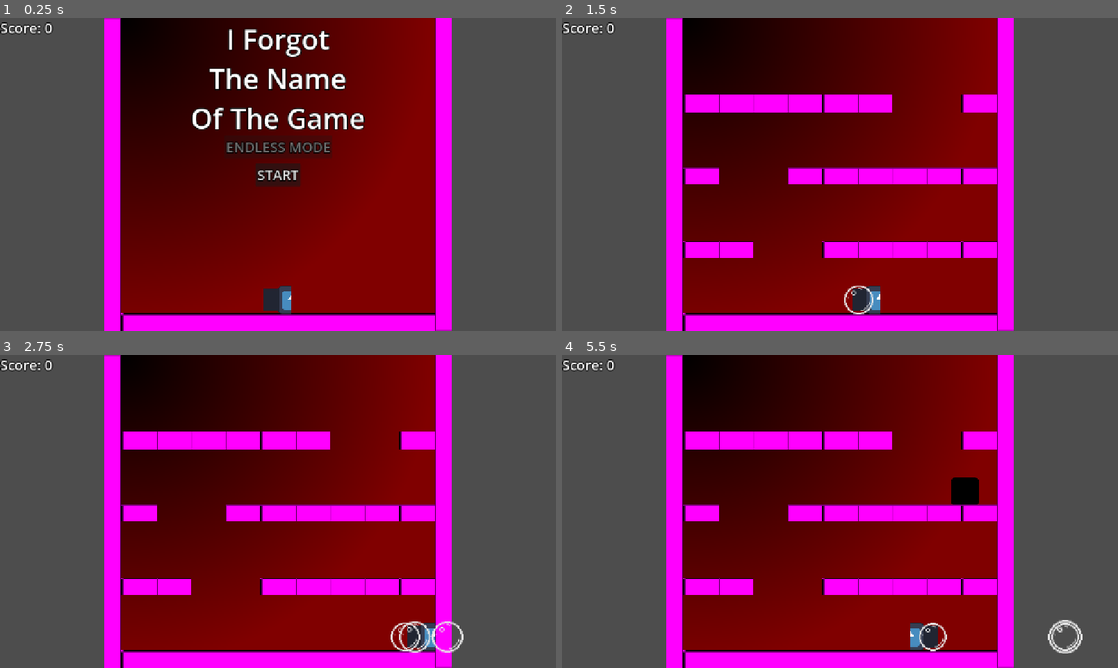
Above: before the commit, frames 1-4 (two rows, left to right).
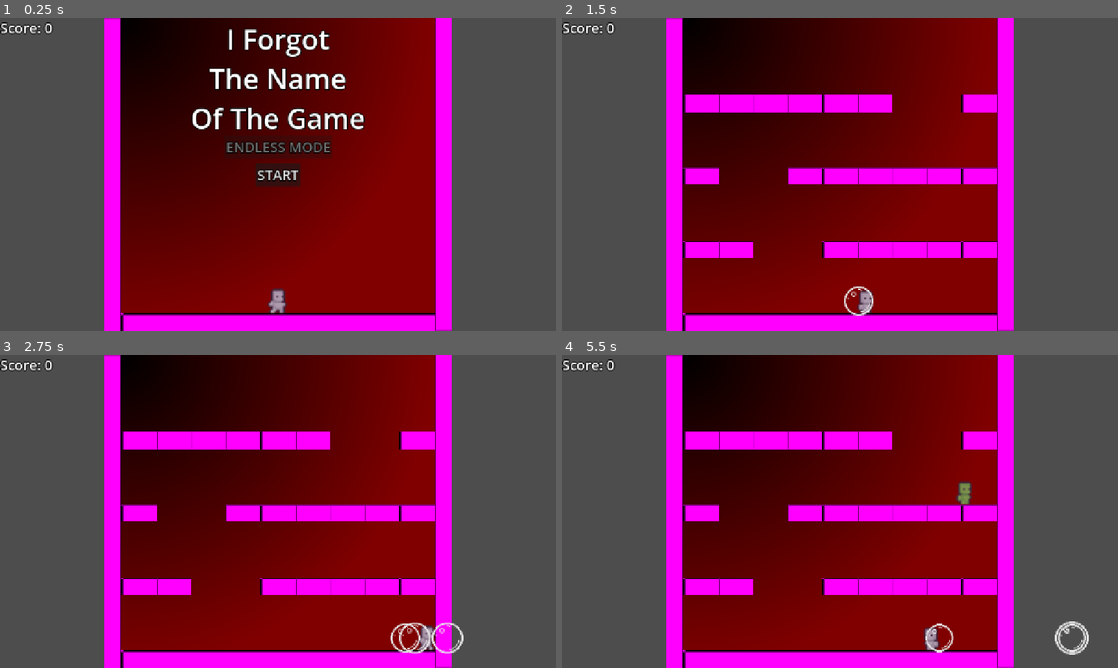
Above: after the commit, the same moments.

Repository: B4Hive/Trabalho-1-DCC148
Game: Godot game, scene res://scenes/main.tscn
Same seed, same stepped clock (60 frames per second), same inputs: the game is played once before the commit and once after it. The engine's default icon, where the game draws it, is replaced by a stand-in: a white triangle on a blue panel in a dark square.
Inputs:
- Up to frame 1 (0.25 s): no input
- Up to frame 2 (1.5 s): click "START" at 0.5 s; tap Enter (ui_accept) at 1.25 s; hold Right (ui_right) from 1.28 s (still down)
- Up to frame 3 (2.75 s): keep holding Right (ui_right); tap Enter (ui_accept) at 1.52, 2.27 s
- Up to frame 4 (5.5 s): release Right (ui_right) at 2.78 s; hold Left (ui_left) 2.78-3.53 s; hold Right (ui_right) 3.53-5.03 s; tap Enter (ui_accept) at 3.77, 4.52, 5.27 s; hold Left (ui_left) from 5.03 s (still down)

The runs differ from the first frame. In frame 1, 0.4% of the frame differs, in the area x 47-53%, y 85-95%; in frame 2, 0.5%; in frame 3, 0.7%; in frame 4, 1.4%, in the area x 62-95%, y 39-96%.

Commit message:
Add enemy sprites and animations; update player animations and enemy spawn logic

Diff:
--- a/scenes/enemy.tscn
+++ b/scenes/enemy.tscn
@@ -1,10 +1,406 @@
 [gd_scene format=3 uid="uid://bm3nfna21ohho"]
 
-[ext_resource type="Texture2D" uid="uid://cxrfyoaofu55u" path="res://icon.svg" id="1_7p1mj"]
 [ext_resource type="Script" uid="uid://df8q3en88mcue" path="res://scripts/enemy.gd" id="1_md0e3"]
+[ext_resource type="Texture2D" uid="uid://cymfdmv0kmhim" path="res://sprites/Snoblin_Pixel_RPG_Prototype_Characters/Characters/Prototype_Character/Yellow/idle.png" id="2_5uy6h"]
+[ext_resource type="Texture2D" uid="uid://gvellsy2qmpn" path="res://sprites/Snoblin_Pixel_RPG_Prototype_Characters/Characters/Prototype_Character/Blue/idle.png" id="2_otmr2"]
+[ext_resource type="Texture2D" uid="uid://dj7dugngoc0f0" path="res://sprites/Snoblin_Pixel_RPG_Prototype_Characters/Characters/Prototype_Character/Yellow/hurt.png" id="3_c4w8v"]
+[ext_resource type="Texture2D" uid="uid://wqp1n1u44l5j" path="res://sprites/Snoblin_Pixel_RPG_Prototype_Characters/Characters/Prototype_Character/Blue/hurt.png" id="3_wtq4b"]
+[ext_resource type="Texture2D" uid="uid://o3105wh7ldj3" path="res://sprites/Snoblin_Pixel_RPG_Prototype_Characters/Characters/Prototype_Character/Blue/walk.png" id="4_j0cyh"]
+[ext_resource type="Texture2D" uid="uid://cc7esujnsw6dl" path="res://sprites/Snoblin_Pixel_RPG_Prototype_Characters/Characters/Prototype_Character/Blue/water_sink.png" id="4_s1ycm"]
+[ext_resource type="Texture2D" uid="uid://dw1tfmld23stj" path="res://sprites/Snoblin_Pixel_RPG_Prototype_Characters/Characters/Prototype_Character/Yellow/walk.png" id="4_xwavj"]
+[ext_resource type="Texture2D" uid="uid://b3m57sd7atnv2" path="res://sprites/Snoblin_Pixel_RPG_Prototype_Characters/Characters/Prototype_Character/Green/hurt.png" id="5_g0wcc"]
+[ext_resource type="Texture2D" uid="uid://dxt8gpqr8fjhj" path="res://sprites/Snoblin_Pixel_RPG_Prototype_Characters/Characters/Prototype_Character/Green/walk.png" id="6_s1ycm"]
+[ext_resource type="Texture2D" uid="uid://dmln5hlw3c5xh" path="res://sprites/Snoblin_Pixel_RPG_Prototype_Characters/Characters/Prototype_Character/Green/water_sink.png" id="7_ile5s"]
+[ext_resource type="Texture2D" uid="uid://bw32vl86eybmy" path="res://sprites/Snoblin_Pixel_RPG_Prototype_Characters/Characters/Prototype_Character/Red/idle.png" id="7_shcg2"]
+[ext_resource type="Texture2D" uid="uid://lopgycg4ixw1" path="res://sprites/Snoblin_Pixel_RPG_Prototype_Characters/Characters/Prototype_Character/Red/hurt.png" id="8_ile5s"]
+[ext_resource type="Texture2D" uid="uid://dfbu02c22tk7j" path="res://sprites/Snoblin_Pixel_RPG_Prototype_Characters/Characters/Prototype_Character/Red/walk.png" id="9_1x4g4"]
+[ext_resource type="Texture2D" uid="uid://b3rv3avrwy6vw" path="res://sprites/Snoblin_Pixel_RPG_Prototype_Characters/Characters/Prototype_Character/Red/water_sink.png" id="11_1x4g4"]
+[ext_resource type="Texture2D" uid="uid://cbsyftffj4ma5" path="res://sprites/Snoblin_Pixel_RPG_Prototype_Characters/Characters/Prototype_Character/Yellow/water_sink.png" id="15_2pwtc"]
 
 [sub_resource type="RectangleShape2D" id="RectangleShape2D_2vdav"]
-size = Vector2(60, 60)
+size = Vector2(32, 58)
+
+[sub_resource type="AtlasTexture" id="AtlasTexture_2pwtc"]
+atlas = ExtResource("2_otmr2")
+region = Rect2(0, 32, 32, 32)
+
+[sub_resource type="AtlasTexture" id="AtlasTexture_rogs8"]
+atlas = ExtResource("2_otmr2")
+region = Rect2(32, 32, 32, 32)
+
+[sub_resource type="AtlasTexture" id="AtlasTexture_wrm80"]
+atlas = ExtResource("3_wtq4b")
+region = Rect2(32, 32, 32, 32)
+
+[sub_resource type="AtlasTexture" id="AtlasTexture_t3vcr"]
+atlas = ExtResource("4_s1ycm")
+region = Rect2(0, 0, 32, 32)
+
+[sub_resource type="AtlasTexture" id="AtlasTexture_thsr5"]
+atlas = ExtResource("4_s1ycm")
+region = Rect2(32, 0, 32, 32)
+
+[sub_resource type="AtlasTexture" id="AtlasTexture_vab5u"]
+atlas = ExtResource("4_s1ycm")
+region = Rect2(64, 0, 32, 32)
+
+[sub_resource type="AtlasTexture" id="AtlasTexture_6awcb"]
+atlas = ExtResource("4_j0cyh")
+region = Rect2(0, 32, 32, 32)
+
+[sub_resource type="AtlasTexture" id="AtlasTexture_wjec0"]
+atlas = ExtResource("4_j0cyh")
+region = Rect2(32, 32, 32, 32)
+
+[sub_resource type="AtlasTexture" id="AtlasTexture_i4rgx"]
+atlas = ExtResource("4_j0cyh")
+region = Rect2(64, 32, 32, 32)
+
+[sub_resource type="AtlasTexture" id="AtlasTexture_2mchx"]
+atlas = ExtResource("4_j0cyh")
+region = Rect2(96, 32, 32, 32)
+
+[sub_resource type="SpriteFrames" id="SpriteFrames_t3vcr"]
+animations = [{
+"frames": [{
+"duration": 1.0,
+"texture": SubResource("AtlasTexture_2pwtc")
+}, {
+"duration": 1.0,
+"texture": SubResource("AtlasTexture_rogs8")
+}],
+"loop": 1,
+"name": &"idle",
+"speed": 5.0
+}, {
+"frames": [{
+"duration": 1.0,
+"texture": SubResource("AtlasTexture_wrm80")
+}],
+"loop": 1,
+"name": &"jump",
+"speed": 5.0
+}, {
+"frames": [{
+"duration": 1.0,
+"texture": SubResource("AtlasTexture_t3vcr")
+}, {
+"duration": 1.0,
+"texture": SubResource("AtlasTexture_thsr5")
+}, {
+"duration": 1.0,
+"texture": SubResource("AtlasTexture_vab5u")
+}, {
+"duration": 1.0,
+"texture": SubResource("AtlasTexture_thsr5")
+}, {
+"duration": 1.0,
+"texture": SubResource("AtlasTexture_t3vcr")
+}],
+"loop": 1,
+"name": &"trapped",
+"speed": 5.0
+}, {
+"frames": [{
+"duration": 1.0,
+"texture": SubResource("AtlasTexture_6awcb")
+}, {
+"duration": 1.0,
+"texture": SubResource("AtlasTexture_wjec0")
+}, {
+"duration": 1.0,
+"texture": SubResource("AtlasTexture_i4rgx")
+}, {
+"duration": 1.0,
+"texture": SubResource("AtlasTexture_2mchx")
+}],
+"loop": 1,
+"name": &"walk",
+"speed": 5.0
+}]
+
+[sub_resource type="AtlasTexture" id="AtlasTexture_qaulx"]
+atlas = ExtResource("5_g0wcc")
+region = Rect2(32, 32, 32, 32)
+
+[sub_resource type="AtlasTexture" id="AtlasTexture_5ie7m"]
+atlas = ExtResource("7_ile5s")
+region = Rect2(0, 0, 32, 32)
+
+[sub_resource type="AtlasTexture" id="AtlasTexture_ya47j"]
+atlas = ExtResource("7_ile5s")
+region = Rect2(32, 0, 32, 32)
+
+[sub_resource type="AtlasTexture" id="AtlasTexture_hyejq"]
+atlas = ExtResource("7_ile5s")
+region = Rect2(64, 0, 32, 32)
+
+[sub_resource type="AtlasTexture" id="AtlasTexture_1f82d"]
+atlas = ExtResource("6_s1ycm")
+region = Rect2(0, 32, 32, 32)
+
+[sub_resource type="AtlasTexture" id="AtlasTexture_lioqc"]
+atlas = ExtResource("6_s1ycm")
+region = Rect2(32, 32, 32, 32)
+
+[sub_resource type="AtlasTexture" id="AtlasTexture_0lg75"]
+atlas = ExtResource("6_s1ycm")
+region = Rect2(64, 32, 32, 32)
+
+[sub_resource type="AtlasTexture" id="AtlasTexture_lsnsy"]
+atlas = ExtResource("6_s1ycm")
+region = Rect2(96, 32, 32, 32)
+
+[sub_resource type="SpriteFrames" id="SpriteFrames_thsr5"]
+animations = [{
+"frames": [],
+"loop": 1,
+"name": &"idle",
+"speed": 5.0
+}, {
+"frames": [{
+"duration": 1.0,
+"texture": SubResource("AtlasTexture_qaulx")
+}],
+"loop": 1,
+"name": &"jump",
+"speed": 5.0
+}, {
+"frames": [{
+"duration": 1.0,
+"texture": SubResource("AtlasTexture_5ie7m")
+}, {
+"duration": 1.0,
+"texture": SubResource("AtlasTexture_ya47j")
+}, {
+"duration": 1.0,
+"texture": SubResource("AtlasTexture_hyejq")
+}, {
+"duration": 1.0,
+"texture": SubResource("AtlasTexture_ya47j")
+}, {
+"duration": 1.0,
+"texture": SubResource("AtlasTexture_5ie7m")
+}],
+"loop": 1,
+"name": &"trapped",
+"speed": 5.0
+}, {
+"frames": [{
+"duration": 1.0,
+"texture": SubResource("AtlasTexture_1f82d")
+}, {
+"duration": 1.0,
+"texture": SubResource("AtlasTexture_lioqc")
+}, {
+"duration": 1.0,
+"texture": SubResource("AtlasTexture_0lg75")
+}, {
+"duration": 1.0,
+"texture": SubResource("AtlasTexture_lsnsy")
+}],
+"loop": 1,
+"name": &"walk",
+"speed": 5.0
+}]
+
+[sub_resource type="AtlasTexture" id="AtlasTexture_ekh6n"]
+atlas = ExtResource("7_shcg2")
+region = Rect2(0, 32, 32, 32)
+
+[sub_resource type="AtlasTexture" id="AtlasTexture_2sbpf"]
+atlas = ExtResource("7_shcg2")
+region = Rect2(32, 32, 32, 32)
+
+[sub_resource type="AtlasTexture" id="AtlasTexture_78kod"]
+atlas = ExtResource("8_ile5s")
+region = Rect2(32, 32, 32, 32)
+
+[sub_resource type="AtlasTexture" id="AtlasTexture_j0dkt"]
+atlas = ExtResource("11_1x4g4")
+region = Rect2(0, 0, 32, 32)
+
+[sub_resource type="AtlasTexture" id="AtlasTexture_sdxul"]
+atlas = ExtResource("11_1x4g4")
+region = Rect2(32, 0, 32, 32)
+
+[sub_resource type="AtlasTexture" id="AtlasTexture_e7lhw"]
+atlas = ExtResource("11_1x4g4")
+region = Rect2(64, 0, 32, 32)
+
+[sub_resource type="AtlasTexture" id="AtlasTexture_605iw"]
+atlas = ExtResource("9_1x4g4")
+region = Rect2(0, 32, 32, 32)
+
+[sub_resource type="AtlasTexture" id="AtlasTexture_x6q4o"]
+atlas = ExtResource("9_1x4g4")
+region = Rect2(32, 32, 32, 32)
+
+[sub_resource type="AtlasTexture" id="AtlasTexture_2tuss"]
+atlas = ExtResource("9_1x4g4")
+region = Rect2(64, 32, 32, 32)
+
+[sub_resource type="AtlasTexture" id="AtlasTexture_7v6cf"]
+atlas = ExtResource("9_1x4g4")
+region = Rect2(96, 32, 32, 32)
+
+[sub_resource type="SpriteFrames" id="SpriteFrames_vab5u"]
+animations = [{
+"frames": [{
+"duration": 1.0,
+"texture": SubResource("AtlasTexture_ekh6n")
+}, {
+"duration": 1.0,
+"texture": SubResource("AtlasTexture_2sbpf")
+}],
+"loop": 1,
+"name": &"idle",
+"speed": 5.0
+}, {
+"frames": [{
+"duration": 1.0,
+"texture": SubResource("AtlasTexture_78kod")
+}],
+"loop": 1,
+"name": &"jump",
+"speed": 5.0
+}, {
+"frames": [{
+"duration": 1.0,
+"texture": SubResource("AtlasTexture_j0dkt")
+}, {
+"duration": 1.0,
+"texture": SubResource("AtlasTexture_sdxul")
+}, {
+"duration": 1.0,
+"texture": SubResource("AtlasTexture_e7lhw")
+}, {
+"duration": 1.0,
+"texture": SubResource("AtlasTexture_sdxul")
+}, {
+"duration": 1.0,
+"texture": SubResource("AtlasTexture_j0dkt")
+}],
+"loop": 1,
+"name": &"trapped",
+"speed": 5.0
+}, {
+"frames": [{
+"duration": 1.0,
+"texture": SubResource("AtlasTexture_605iw")
+}, {
+"duration": 1.0,
+"texture": SubResource("AtlasTexture_x6q4o")
+}, {
+"duration": 1.0,
+"texture": SubResource("AtlasTexture_2tuss")
+}, {
+"duration": 1.0,
+"texture": SubResource("AtlasTexture_7v6cf")
+}],
+"loop": 1,
+"name": &"walk",
+"speed": 5.0
+}]
+
+[sub_resource type="AtlasTexture" id="AtlasTexture_nenq2"]
+atlas = ExtResource("2_5uy6h")
+region = Rect2(0, 32, 32, 32)
+
+[sub_resource type="AtlasTexture" id="AtlasTexture_md484"]
+atlas = ExtResource("2_5uy6h")
+region = Rect2(32, 32, 32, 32)
+
+[sub_resource type="AtlasTexture" id="AtlasTexture_qiusc"]
+atlas = ExtResource("3_c4w8v")
+region = Rect2(32, 32, 32, 32)
+
+[sub_resource type="AtlasTexture" id="AtlasTexture_gst0f"]
+atlas = ExtResource("15_2pwtc")
+region = Rect2(0, 0, 32, 32)
+
+[sub_resource type="AtlasTexture" id="AtlasTexture_sm4rh"]
+atlas = ExtResource("15_2pwtc")
+region = Rect2(32, 0, 32, 32)
+
+[sub_resource type="AtlasTexture" id="AtlasTexture_5lniq"]
+atlas = ExtResource("15_2pwtc")
+region = Rect2(64, 0, 32, 32)
+
+[sub_resource type="AtlasTexture" id="AtlasTexture_8qclf"]
+atlas = ExtResource("4_xwavj")
+region = Rect2(0, 32, 32, 32)
+
+[sub_resource type="AtlasTexture" id="AtlasTexture_w8i8w"]
+atlas = ExtResource("4_xwavj")
+region = Rect2(32, 32, 32, 32)
+
+[sub_resource type="AtlasTexture" id="AtlasTexture_otmr2"]
+atlas = ExtResource("4_xwavj")
+region = Rect2(64, 32, 32, 32)
+
+[sub_resource type="AtlasTexture" id="AtlasTexture_wtq4b"]
+atlas = ExtResource("4_xwavj")
+region = Rect2(96, 32, 32, 32)
+
+[sub_resource type="SpriteFrames" id="SpriteFrames_yf5fn"]
+animations = [{
+"frames": [{
+"duration": 1.0,
+"texture": SubResource("AtlasTexture_nenq2")
+}, {
+"duration": 1.0,
+"texture": SubResource("AtlasTexture_md484")
+}],
+"loop": 1,
+"name": &"idle",
+"speed": 5.0
+}, {
+"frames": [{
+"duration": 1.0,
+"texture": SubResource("AtlasTexture_qiusc")
+}],
+"loop": 1,
+"name": &"jump",
+"speed": 5.0
+}, {
+"frames": [{
+"duration": 1.0,
+"texture": SubResource("AtlasTexture_gst0f")
+}, {
+"duration": 1.0,
+"texture": SubResource("AtlasTexture_sm4rh")
+}, {
+"duration": 1.0,
+"texture": SubResource("AtlasTexture_5lniq")
+}, {
+"duration": 1.0,
+"texture": SubResource("AtlasTexture_sm4rh")
+}, {
+"duration": 1.0,
+"texture": SubResource("AtlasTexture_gst0f")
+}],
+"loop": 1,
+"name": &"trapped",
+"speed": 5.0
+}, {
+"frames": [{
+"duration": 1.0,
+"texture": SubResource("AtlasTexture_8qclf")
+}, {
+"duration": 1.0,
+"texture": SubResource("AtlasTexture_w8i8w")
+}, {
+"duration": 1.0,
+"texture": SubResource("AtlasTexture_otmr2")
+}, {
+"duration": 1.0,
+"texture": SubResource("AtlasTexture_wtq4b")
+}],
+"loop": 1,
+"name": &"walk",
+"speed": 5.0
+}]
 
 [node name="Enemy" type="CharacterBody2D" unique_id=1061809710]
 collision_layer = 3
@@ -14,7 +410,26 @@
 [node name="CollisionShape2D" type="CollisionShape2D" parent="." unique_id=55058339]
 shape = SubResource("RectangleShape2D_2vdav")
 
-[node name="Sprite2D" type="Sprite2D" parent="." unique_id=1640606372]
-modulate = Color(1, 0, 0, 1)
-scale = Vector2(0.5, 0.5)
-texture = ExtResource("1_7p1mj")
+[node name="Sprite2DBlue" type="AnimatedSprite2D" parent="." unique_id=2036341519]
+visible = false
+scale = Vector2(4, 4)
+sprite_frames = SubResource("SpriteFrames_t3vcr")
+animation = &"trapped"
+
+[node name="Sprite2DGreen" type="AnimatedSprite2D" parent="." unique_id=1282431592]
+visible = false
+scale = Vector2(4, 4)
+sprite_frames = SubResource("SpriteFrames_thsr5")
+animation = &"trapped"
+
+[node name="Sprite2DRed" type="AnimatedSprite2D" parent="." unique_id=141471300]
+visible = false
+scale = Vector2(4, 4)
+sprite_frames = SubResource("SpriteFrames_vab5u")
+animation = &"trapped"
+
+[node name="Sprite2DYellow" type="AnimatedSprite2D" parent="." unique_id=518396339]
+visible = false
+scale = Vector2(4, 4)
+sprite_frames = SubResource("SpriteFrames_yf5fn")
+animation = &"trapped"
--- a/scenes/main.tscn
+++ b/scenes/main.tscn
@@ -89,7 +89,7 @@
 collision_mask = 3
 
 [node name="EnemySpawn" type="Node2D" parent="." unique_id=834914959]
-position = Vector2(640, 0)
+position = Vector2(640, 1)
 script = ExtResource("4_bcbe7")
 
 [node name="Enemy" parent="EnemySpawn" unique_id=1061809710 instance=ExtResource("4_7yu4j")]
--- a/scenes/player.tscn
+++ b/scenes/player.tscn
@@ -1,26 +1,93 @@
 [gd_scene format=3 uid="uid://cec5jghw8yts2"]
 
 [ext_resource type="Script" uid="uid://fl3pvt6gn0sc" path="res://scripts/player.gd" id="1_g2els"]
-[ext_resource type="Texture2D" uid="uid://cxrfyoaofu55u" path="res://icon.svg" id="2_g2els"]
+[ext_resource type="Texture2D" uid="uid://buemkq5qfy74" path="res://sprites/Snoblin_Pixel_RPG_Prototype_Characters/Characters/Prototype_Character/Default/idle.png" id="2_tuyoq"]
 [ext_resource type="Script" uid="uid://byfgk8mba0wuf" path="res://scripts/object_pool.gd" id="3_dqkch"]
+[ext_resource type="Texture2D" uid="uid://dywfirdgjm6ux" path="res://sprites/Snoblin_Pixel_RPG_Prototype_Characters/Characters/Prototype_Character/Default/hurt.png" id="3_fjrip"]
 [ext_resource type="PackedScene" uid="uid://btymocdop58w0" path="res://scenes/bubble.tscn" id="3_qhqgy"]
+[ext_resource type="Texture2D" uid="uid://8pdj87y5jf8x" path="res://sprites/Snoblin_Pixel_RPG_Prototype_Characters/Characters/Prototype_Character/Default/walk.png" id="4_smehm"]
 
-[sub_resource type="RectangleShape2D" id="RectangleShape2D_k21bs"]
-size = Vector2(63, 63)
+[sub_resource type="RectangleShape2D" id="RectangleShape2D_57qmd"]
+size = Vector2(32, 58)
+
+[sub_resource type="AtlasTexture" id="AtlasTexture_ur7pv"]
+atlas = ExtResource("2_tuyoq")
+region = Rect2(0, 32, 32, 32)
+
+[sub_resource type="AtlasTexture" id="AtlasTexture_y4r1p"]
+atlas = ExtResource("2_tuyoq")
+region = Rect2(32, 32, 32, 32)
 
 [sub_resource type="AtlasTexture" id="AtlasTexture_d2wvv"]
-atlas = ExtResource("2_g2els")
-region = Rect2(-64, 0, 128, 128)
+atlas = ExtResource("3_fjrip")
+region = Rect2(32, 32, 32, 32)
+
+[sub_resource type="AtlasTexture" id="AtlasTexture_3v2ag"]
+atlas = ExtResource("4_smehm")
+region = Rect2(0, 32, 32, 32)
+
+[sub_resource type="AtlasTexture" id="AtlasTexture_jej6c"]
+atlas = ExtResource("4_smehm")
+region = Rect2(32, 32, 32, 32)
+
+[sub_resource type="AtlasTexture" id="AtlasTexture_f1ej7"]
+atlas = ExtResource("4_smehm")
+region = Rect2(64, 32, 32, 32)
+
+[sub_resource type="AtlasTexture" id="AtlasTexture_oprun"]
+atlas = ExtResource("4_smehm")
+region = Rect2(96, 32, 32, 32)
+
+[sub_resource type="SpriteFrames" id="SpriteFrames_g4v7s"]
+animations = [{
+"frames": [{
+"duration": 1.0,
+"texture": SubResource("AtlasTexture_ur7pv")
+}, {
+"duration": 1.0,
+"texture": SubResource("AtlasTexture_y4r1p")
+}],
+"loop": 1,
+"name": &"idle",
+"speed": 4.0
+}, {
+"frames": [{
+"duration": 1.0,
+"texture": SubResource("AtlasTexture_d2wvv")
+}],
+"loop": 1,
+"name": &"jump",
+"speed": 5.0
+}, {
+"frames": [{
+"duration": 1.0,
+"texture": SubResource("AtlasTexture_3v2ag")
+}, {
+"duration": 1.0,
+"texture": SubResource("AtlasTexture_jej6c")
+}, {
+"duration": 1.0,
+"texture": SubResource("AtlasTexture_f1ej7")
+}, {
+"duration": 1.0,
+"texture": SubResource("AtlasTexture_oprun")
+}],
+"loop": 1,
+"name": &"walk",
+"speed": 5.0
+}]
 
 [node name="Player" type="CharacterBody2D" unique_id=1794677162]
 script = ExtResource("1_g2els")
 
 [node name="CollisionShape2D" type="CollisionShape2D" parent="." unique_id=784452370]
-shape = SubResource("RectangleShape2D_k21bs")
+shape = SubResource("RectangleShape2D_57qmd")
 
-[node name="Sprite2D" type="Sprite2D" parent="." unique_id=1878433544]
-scale = Vector2(0.5, 0.5)
-texture = SubResource("AtlasTexture_d2wvv")
+[node name="Sprite2D" type="AnimatedSprite2D" parent="." unique_id=1894768209]
+scale = Vector2(4, 4)
+sprite_frames = SubResource("SpriteFrames_g4v7s")
+animation = &"walk"
+frame_progress = 0.18558235
 
 [node name="BubblePool" type="Node" parent="." unique_id=1087692396]
 script = ExtResource("3_dqkch")
--- a/scripts/enemy.gd
+++ b/scripts/enemy.gd
@@ -3,6 +3,7 @@
 const SPEED = 150.0
 const JUMP_VELOCITY = -600.0
 
+var sprite:AnimatedSprite2D
 var direction:int
 var trapped:bool
 
@@ -13,19 +14,19 @@
 	process_mode = Node.PROCESS_MODE_DISABLED
 	direction = (randi_range(0,1) * 2) - 1
 	trapped = false
-	randomizeColor() #TODO replace with random enemy sprite
-	#spawn() #TODO spawn handled by enemy spawner instead of called here
 
 func randomizeColor()->void:
-	var r = randi_range(0,1)
-	var g = randi_range(0,1)
-	var b = randi_range(0,1)
-	$Sprite2D.set_modulate(Color(r,g,b))
+	var sprites = get_children()
+	sprites.pop_front()
+	sprite = sprites.pick_random()
+	sprite.show()
 
 func _physics_process(delta: float) -> void:
+	var animation:String
 	if not trapped:
 		if not is_on_floor():
 			velocity += get_gravity() * delta
+			animation = "jump"
 		var jumpRNG = randf()
 		if jumpRNG < 0.005 and is_on_floor():
 			velocity.y = JUMP_VELOCITY
@@ -33,10 +34,20 @@
 			direction *= -1
 		if direction:
 			velocity.x = direction * SPEED
+			if not animation:
+				animation = "walk"
+			if direction > 0:
+				sprite.flip_h = false
+			elif direction < 0:
+				sprite.flip_h = true
 		else:
 			velocity.x = move_toward(velocity.x, 0, SPEED)
+		if not animation:
+			animation = "idle"
+		sprite.play(animation)
 		move_and_slide()
 	if trapped:
+		sprite.play("trapped")
 		rotate(0.01)
 
 func trap(globalPos:Vector2)->void:
@@ -46,6 +57,7 @@
 	set_collision_layer_value(2, false)
 
 func spawn()->void:
+	randomizeColor()
 	show()
 	process_mode = Node.PROCESS_MODE_ALWAYS
 
--- a/scripts/enemy_spawn.gd
+++ b/scripts/enemy_spawn.gd
@@ -13,6 +13,7 @@
 	timer.start(3)
 
 func _on_timer_timeout() -> void:
+	#TODO tratar respawn direito... ao invés de size + 2
 	if get_children().size() < limit:
 		var e = enemy.duplicate()
 		add_child(e)
--- a/scripts/player.gd
+++ b/scripts/player.gd
@@ -10,9 +10,11 @@
 	pool.returnOnSignal("bubblePop")
 
 func _physics_process(delta: float) -> void:
+	var animation:String = "idle"
 	# Add the gravity.
 	if not is_on_floor():
 		velocity += get_gravity() * delta
+		animation = "jump"
 	# Handle jump.
 	if Input.is_action_just_pressed("ui_up") and is_on_floor():
 		velocity.y = JUMP_VELOCITY
@@ -21,12 +23,16 @@
 	var direction := Input.get_axis("ui_left", "ui_right")
 	if direction:
 		velocity.x = direction * SPEED
+		if is_on_floor():
+			animation = "walk"
+		else:
+			animation = "jump"
 		# TODO: change sprite for this to be visible
 		if direction > 0: sprite.flip_h = false
 		if direction < 0: sprite.flip_h = true
 	else:
 		velocity.x = move_toward(velocity.x, 0, SPEED)
-
+	sprite.play(animation)
 	move_and_slide()
 
 func _process(_delta: float) -> void:
